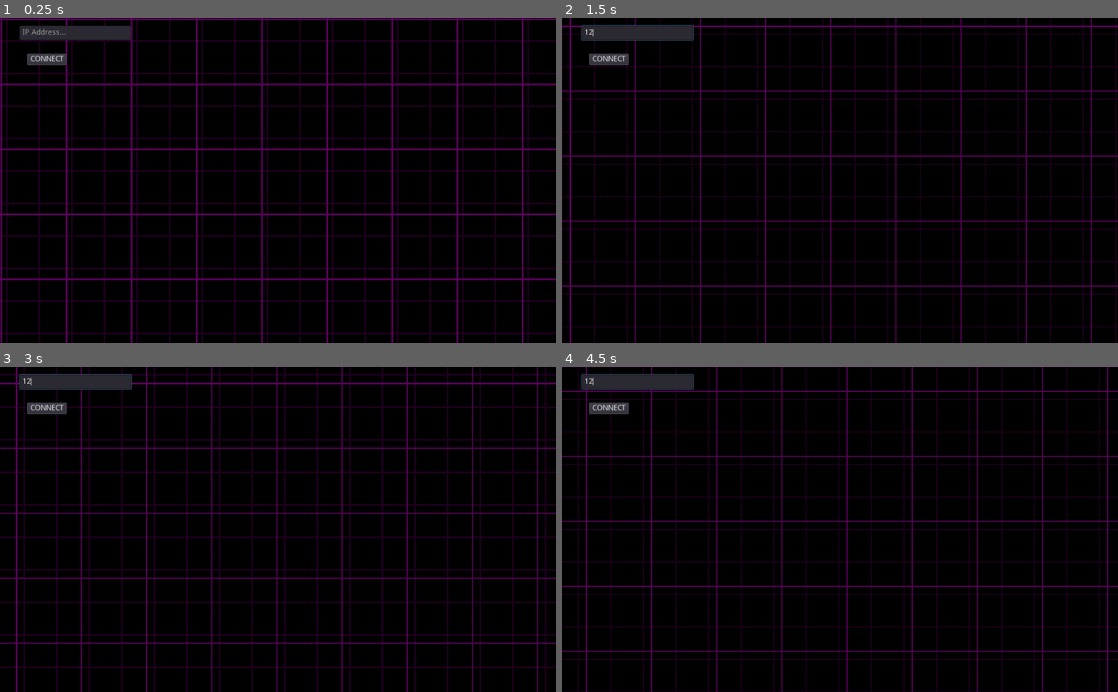
Above: before the commit, frames 1-4 (two rows, left to right).
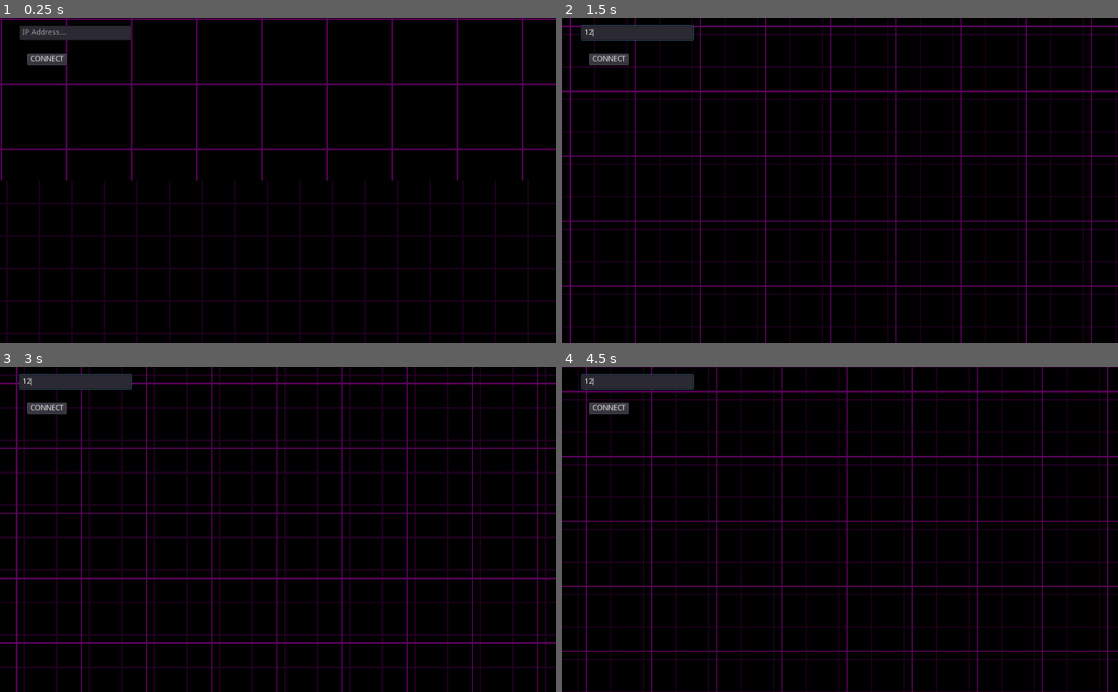
Above: after the commit, the same moments.

Repository: Rabid-Shark-Games/Dungeons-and-Delta
Game: Godot game, scene res://Scenes/Combat.tscn
Same seed, same stepped clock (60 frames per second), same inputs: the game is played once before the commit and once after it.
Inputs (mouse positions are in pixels of both pictures, inside the frame that each line leads up to):
- Up to frame 1 (0.25 s): no input
- Up to frame 2 (1.5 s): click (639, 34) at 0.52 s; type "12" at 0.6 s
- Up to frame 3 (3 s): no input
- Up to frame 4 (4.5 s): no input

The runs differ from the first frame. In frame 1, 6.4% of the frame differs, in the area x 0-100%, y 0-100%; in frame 2, 0.8%; in frame 3, 1.1%; in frame 4, 0.6%.

Commit message:
Add animation

Diff:
--- a/dungeons_and_delta_client/Resources/Shaders/grid.gdshader
+++ b/dungeons_and_delta_client/Resources/Shaders/grid.gdshader
@@ -7,6 +7,7 @@
 uniform vec4 background = vec4(0, 0, 0, 1);
 uniform bool grid_displayed = true;
 uniform float square_bounds = 2;
+uniform float animation_progress = 1;
 
 bool within(float x, float mi, float ma) {
 	return x < ma && x > mi;
@@ -18,22 +19,30 @@
 
 	// Bottom squares
 	if (grid_displayed) {
-		if (within(mod((UV.x * 1024.0) - 15.0, square_size.x) - mod(TIME * -10.0, square_size.x), -square_bounds, square_bounds)) {
-			COLOR = vec4((color_two.x * 0.25), (color_two.y * 0.25), (color_two.z * 0.25), 1.0);
-		}
+		if (UV.y >= (1.0 - animation_progress)) {
+			float transparency = 0.25 * min(1.0, animation_progress + 0.4) * color_two.a;
 
-		if (within(mod((UV.y * 600.0) + 15.0, square_size.y) - mod(TIME * -10.0, square_size.y), -square_bounds, square_bounds)) {
-			COLOR = vec4((color_two.x * 0.25), (color_two.y * 0.25), (color_two.z * 0.25), 1.0);
+			if (within(mod((UV.x * 1024.0) - 15.0, square_size.x) - mod(TIME * -10.0, square_size.x), -square_bounds, square_bounds)) {
+				COLOR = vec4(vec3(color_two.x, color_two.y, color_two.z) * transparency, 1.0);
+			}
+
+			if (within(mod((UV.y * 600.0) + 15.0, square_size.y) - mod(TIME * -10.0, square_size.y), -square_bounds, square_bounds)) {
+				COLOR = vec4(vec3(color_two.x, color_two.y, color_two.z) * transparency, 1.0);
+			}
 		}
 
 		// Top squares
 
-		if (within(mod(UV.x * 1024.0, square_size.x * box_scale_multiplier) - mod(TIME * 10.0, square_size.x * box_scale_multiplier), -square_bounds, square_bounds)) {
-			COLOR = vec4((color_one.x * 0.75), (color_one.y * 0.75), (color_one.z * 0.75), 1.0);
-		}
+		if (UV.y <= animation_progress) {
+			float transparency = 0.75 * min(1.0, animation_progress + 0.4) * color_one.a;
 
-		if (within(mod(UV.y * 600.0, square_size.y * box_scale_multiplier) - mod(TIME * 10.0, square_size.y * box_scale_multiplier), -square_bounds, square_bounds)) {
-			COLOR = vec4((color_one.x * 0.75), (color_one.y * 0.75), (color_one.z * 0.75), 1.0);
+			if (within(mod(UV.x * 1024.0, square_size.x * box_scale_multiplier) - mod(TIME * 10.0, square_size.x * box_scale_multiplier), -square_bounds, square_bounds)) {
+				COLOR = vec4(vec3(color_one.x, color_one.y, color_one.z) * transparency, 1.0);
+			}
+
+			if (within(mod(UV.y * 600.0, square_size.y * box_scale_multiplier) - mod(TIME * 10.0, square_size.y * box_scale_multiplier), -square_bounds, square_bounds)) {
+				COLOR = vec4(vec3(color_one.x, color_one.y, color_one.z) * transparency, 1.0);
+			}
 		}
 	}
 }
--- a/dungeons_and_delta_client/Scenes/Combat.tscn
+++ b/dungeons_and_delta_client/Scenes/Combat.tscn
@@ -13,6 +13,23 @@
 shader_param/background = Plane( 0, 0, 0, 1 )
 shader_param/grid_displayed = true
 shader_param/square_bounds = 1.5
+shader_param/animation_progress = 0.0
+
+[sub_resource type="Animation" id=2]
+resource_name = "fadein"
+length = 0.5
+tracks/0/type = "value"
+tracks/0/path = NodePath("Background:material:shader_param/animation_progress")
+tracks/0/interp = 2
+tracks/0/loop_wrap = true
+tracks/0/imported = false
+tracks/0/enabled = true
+tracks/0/keys = {
+"times": PoolRealArray( 0, 0.5 ),
+"transitions": PoolRealArray( 1, 2.28209 ),
+"update": 0,
+"values": [ 0.0, 1.0 ]
+}
 
 [node name="Combat" type="Control"]
 anchor_right = 1.0
@@ -55,4 +72,8 @@
 "_edit_use_anchors_": false
 }
 
+[node name="AnimationPlayer" type="AnimationPlayer" parent="."]
+autoplay = "fadein"
+anims/fadein = SubResource( 2 )
+
 [connection signal="pressed" from="Button" to="." method="_on_Button_pressed"]
--- /dev/null
+++ b/dungeons_and_delta_client/Scripts/Background.gd
@@ -0,0 +1,6 @@
+extends ColorRect
+
+export var animation_progress := 1.0
+
+func _process(delta):
+	material.set("shader_param/animation_progress", animation_progress)
Not shown: 1 places in dungeons_and_delta_client/Scenes/Combat.tscn that only renumber resources
